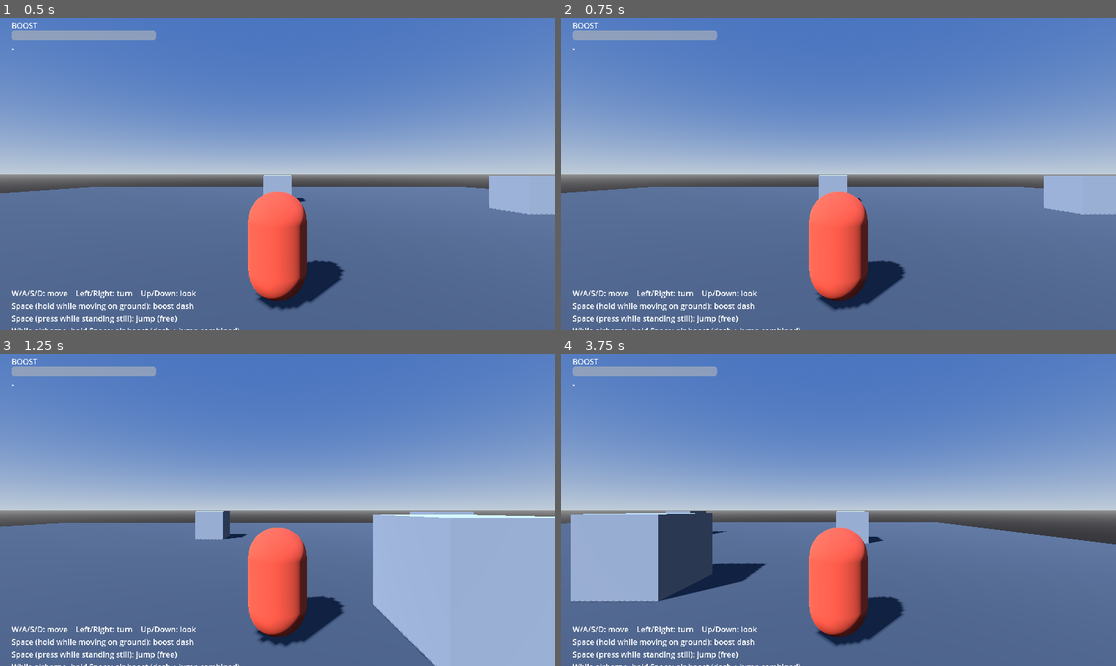
Above: before the commit, frames 1-4 (two rows, left to right).
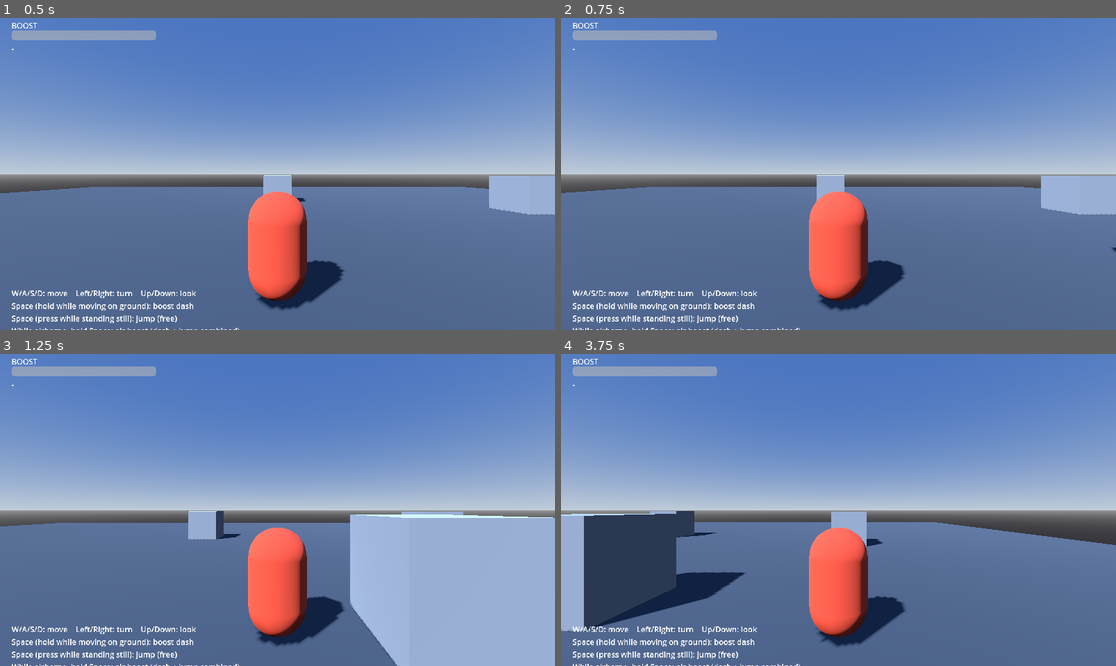
Above: after the commit, the same moments.

Repository: kozakoza1216/ac
Game: Godot game, scene res://scenes/Main.tscn
Same seed, same stepped clock (60 frames per second), same inputs: the game is played once before the commit and once after it.
Inputs:
- Up to frame 1 (0.5 s): no input
- Up to frame 2 (0.75 s): tap Enter at 0.5 s; hold D from 0.53 s (still down)
- Up to frame 3 (1.25 s): keep holding D; tap Space at 0.77 s
- Up to frame 4 (3.75 s): release D at 1.28 s; hold S 1.28-2.03 s; tap Space at 1.52, 3.02 s; hold D 2.03-2.78 s; hold W 2.78-3.53 s; hold A from 3.53 s (still down)

Frame 1 is identical in both runs. In frame 2, 0.2% of the frame differs, in the area x 0-100%, y 50-94%; in frame 3, 2.9%; in frame 4, 7.8%.

Commit message:
Cut down excessive post-dash slide and tighten accel further
BOOST_DAMPING_AFTER_RELEASE was still only 3.5, which meant coasting
down from top boost speed (24) took nearly 7 seconds -- reads as way
too much inertia. Raised it to 30 (~0.8s to stop), and bumped the other
accel/damping constants up again as well.

- Walk accel 18 -> 26
- Air drag (no input) 3.0 -> 6.0
- Air control accel 14 -> 22
- Boost accel (dash + air-boost horizontal) 58 -> 75
- Post-dash momentum bleed-off 3.5 -> 30.0

Co-Authored-By: Claude Sonnet 5 <noreply@anthropic.com>
Claude-Session: https://claude.ai/code/session_01AUEeVjV1iAVicfMFpLPHpb

Diff:
--- a/scripts/player.gd
+++ b/scripts/player.gd
@@ -21,19 +21,19 @@
 
 const GRAVITY := 32.0
 
-const WALK_ACCEL := 18.0
+const WALK_ACCEL := 26.0
 const WALK_MAX_SPEED := 10.0
-const AIR_DAMPING := 3.0
+const AIR_DAMPING := 6.0
 
 # Non-boosted air control (falling, or airborne with boost not held) tops
 # out at the same speed as walking, just with its own (slightly less
 # responsive) acceleration -- no gauge needed either way.
-const AIR_CONTROL_ACCEL := 14.0
+const AIR_CONTROL_ACCEL := 22.0
 const AIR_CONTROL_MAX_SPEED := WALK_MAX_SPEED
 
-const BOOST_ACCEL := 58.0
+const BOOST_ACCEL := 75.0
 const BOOST_MAX_SPEED := 24.0
-const BOOST_DAMPING_AFTER_RELEASE := 3.5
+const BOOST_DAMPING_AFTER_RELEASE := 30.0
 
 const JUMP_VELOCITY := 9.0
 
